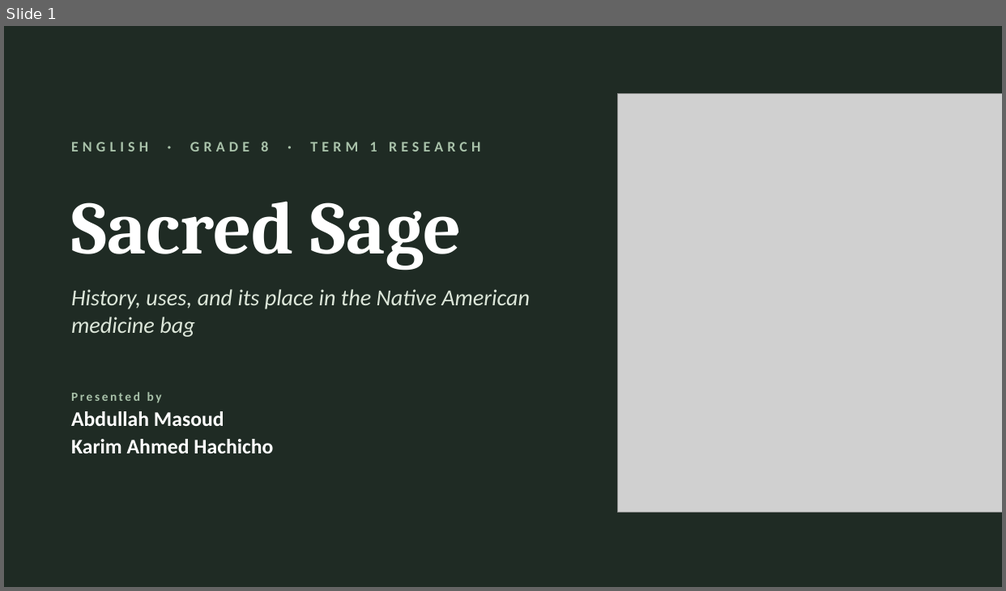
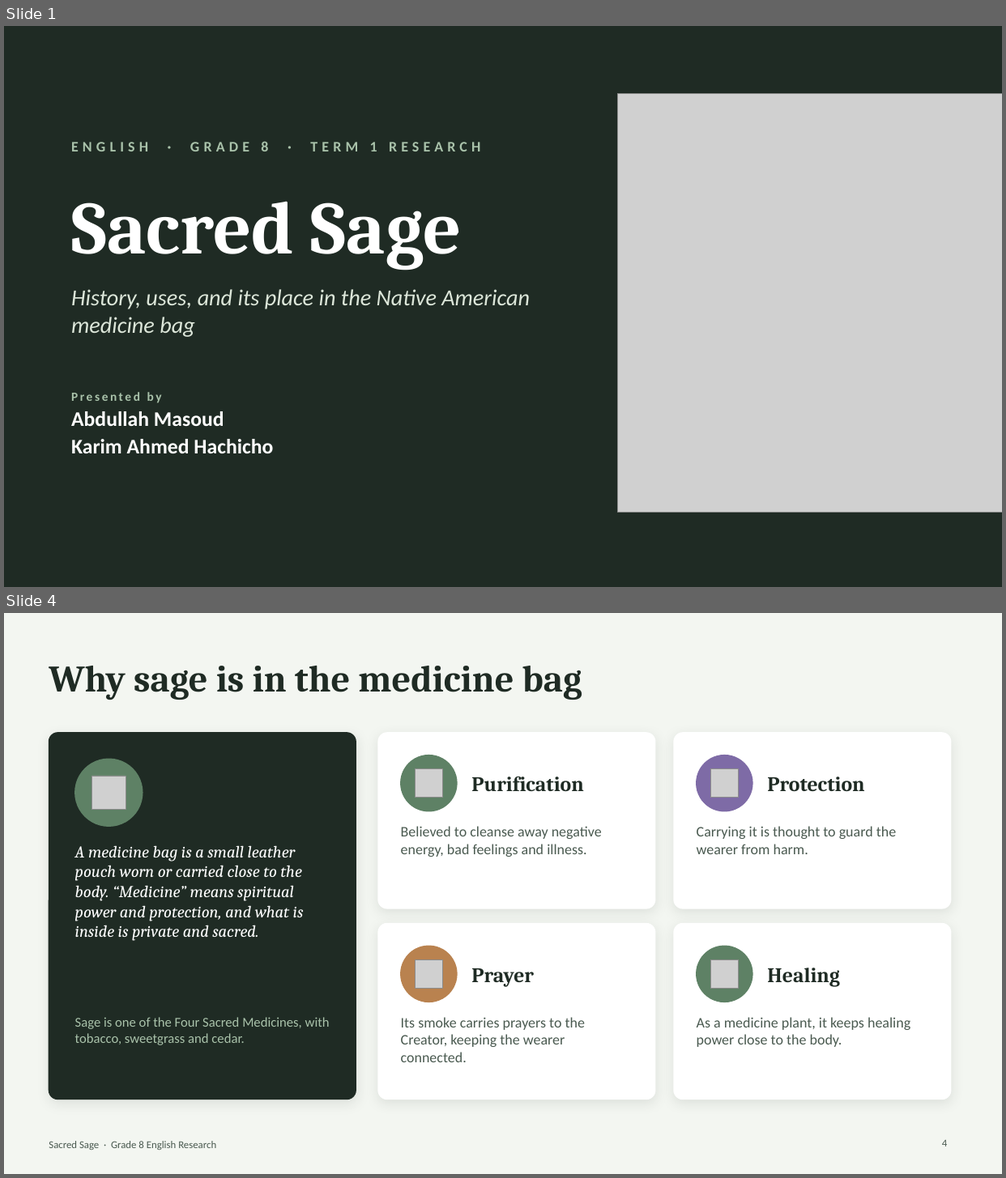
Before and after one commit to badri721Aa/HI, a slide deck: sage-presentation/Sage_Research_Abdullah_Masoud_Karim_Ahmed_Hachicho.pptx. Shown one above the other, each under a label of ours: slide 1 before the commit, slides 1 and 4 after it; the slides between them are not shown. The pictures are 1006x591 and 1006x1178 pixels, drawn with LibreOffice and Linux fonts; fonts in the diff are those of the drawing; grey boxes stand for pictures. Boxes give left, top, right and bottom in pixels: in the first picture for what was removed or moved away, otherwise in the second. Text is boxed around its words. In the diff, an @@ line names an element or a change of style, - is before the commit and + after.

```diff
--- a/sage-presentation/Sage_Research_Abdullah_Masoud_Karim_Ahmed_Hachicho.pptx
+++ b/sage-presentation/Sage_Research_Abdullah_Masoud_Karim_Ahmed_Hachicho.pptx
@@ slide 4 added at (4, 613, 1002, 1174), background #F3F6F1 @@
@@ title added at (49, 666, 582, 700), 36 pt, text #1F2B24, bold @@
+Why sage is in the medicine bag
@@ rounded rectangle added at (49, 733, 356, 1100), fill #1F2B24, outline #1F2B24 1 pt @@
@@ rounded rectangle added at (378, 733, 655, 909), fill #FFFFFF, outline #FFFFFF 1 pt @@
@@ rounded rectangle added at (674, 733, 951, 909), fill #FFFFFF, outline #FFFFFF 1 pt @@
@@ ellipse added at (401, 756, 457, 811), fill #5E8165, outline #5E8165 1 pt @@
@@ ellipse added at (697, 756, 752, 811), fill #7E6BA6, outline #7E6BA6 1 pt @@
@@ ellipse added at (75, 759, 143, 826), fill #5E8165, outline #5E8165 1 pt @@
@@ picture added at (92, 776, 126, 809) @@
@@ picture added at (415, 769, 444, 798) @@
@@ text added at (471, 777, 583, 791), 20 pt, text #1F2B24, bold @@
+Purification
@@ picture added at (710, 769, 739, 798) @@
@@ text added at (767, 777, 864, 791), 20 pt, text #1F2B24, bold @@
+Protection
@@ text added at (401, 826, 602, 857), 14 pt, text #4A5A50 @@
+Believed to cleanse away negative energy, bad feelings and illness.
@@ text added at (697, 826, 896, 854), 14 pt, text #4A5A50 @@
+Carrying it is thought to guard the wearer from harm.
@@ text added at (75, 845, 304, 941), 16 pt, text #FFFFFF, italic @@
+A medicine bag is a small leather pouch worn or carried close to the body. “Medicine” means spiritual power and protection, and what is inside is private and sacred.
@@ rounded rectangle added at (378, 924, 655, 1100), fill #FFFFFF, outline #FFFFFF 1 pt @@
@@ rounded rectangle added at (674, 924, 951, 1100), fill #FFFFFF, outline #FFFFFF 1 pt @@
@@ ellipse added at (401, 946, 457, 1003), fill #B9824F, outline #B9824F 1 pt @@
@@ ellipse added at (697, 946, 752, 1003), fill #5E8165, outline #5E8165 1 pt @@
@@ picture added at (415, 960, 444, 989) @@
@@ text added at (471, 969, 534, 986), 20 pt, text #1F2B24, bold @@
+Prayer
@@ picture added at (710, 960, 739, 989) @@
@@ text added at (767, 968, 840, 986), 20 pt, text #1F2B24, bold @@
+Healing
@@ text added at (75, 1017, 330, 1046), 13 pt, text #A9C2AA @@
+Sage is one of the Four Sacred Medicines, with tobacco, sweetgrass and cedar.
@@ text added at (401, 1017, 585, 1063), 14 pt, text #4A5A50 @@
+Its smoke carries prayers to the Creator, keeping the wearer connected.
@@ text added at (697, 1017, 910, 1047), 14 pt, text #4A5A50 @@
+As a medicine plant, it keeps healing power close to the body.
@@ text added at (49, 1141, 216, 1150), 10 pt, text #4A5A50 @@
+Sacred Sage · Grade 8 English Research
@@ page number added at (942, 1140, 947, 1147), 10 pt, text #4A5A50 @@
+4
```
Also in this commit, not shown: 2 slides changed, 12 slides removed.
